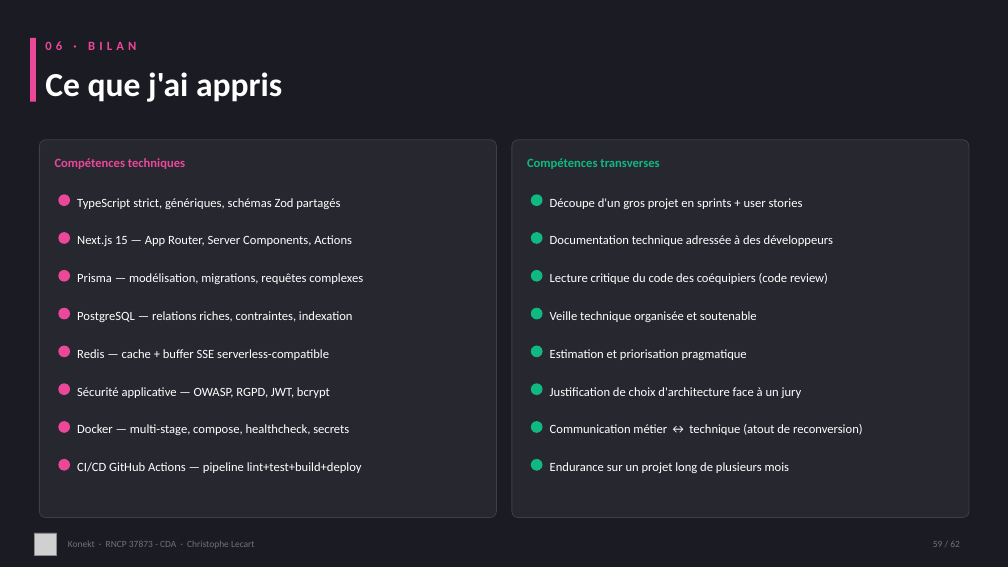
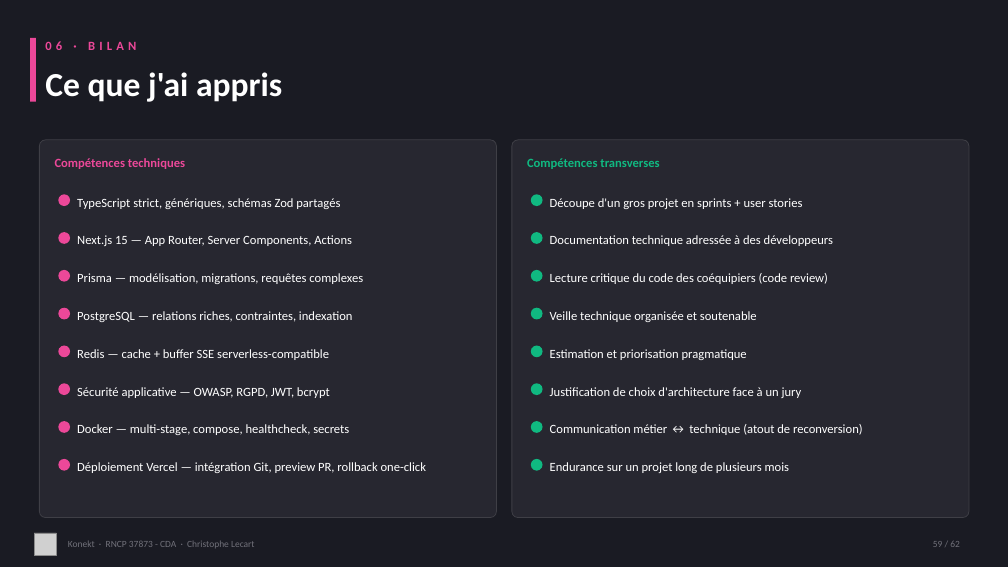
Before and after one commit to CLecart/social-network, a slide deck: slide 59 of dossier-certification/00-presentation/Konekt_RNCP_37873_Support_Visuel.pptx. Drawn at 1008x567 pixels with LibreOffice and Linux fonts; fonts in the diff are those of the drawing; grey boxes stand for pictures. Boxes give left, top, right and bottom in pixels: in the first picture for what was removed or moved away, otherwise in the second. Text is boxed around its words. In the diff, an @@ line names an element or a change of style, - is before the commit and + after.

```diff
--- a/dossier-certification/00-presentation/Konekt_RNCP_37873_Support_Visuel.pptx
+++ b/dossier-certification/00-presentation/Konekt_RNCP_37873_Support_Visuel.pptx
@@ text at <box>77,462,426,473</box>: text changed @@
-CI/CD GitHub Actions — pipeline lint+test+build+deploy
+Déploiement Vercel — intégration Git, preview PR, rollback one-click
```
Also in this commit, not shown: 9 other slides changed, 1 slide added, 1 slide removed.
